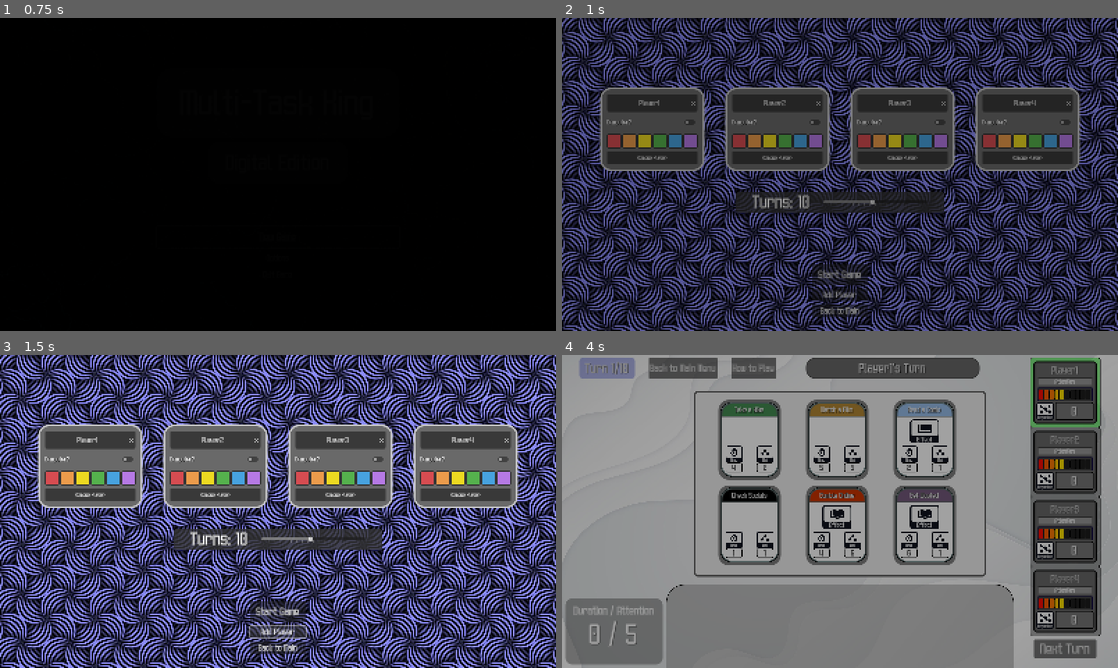
Above: before the commit, frames 1-4 (two rows, left to right).
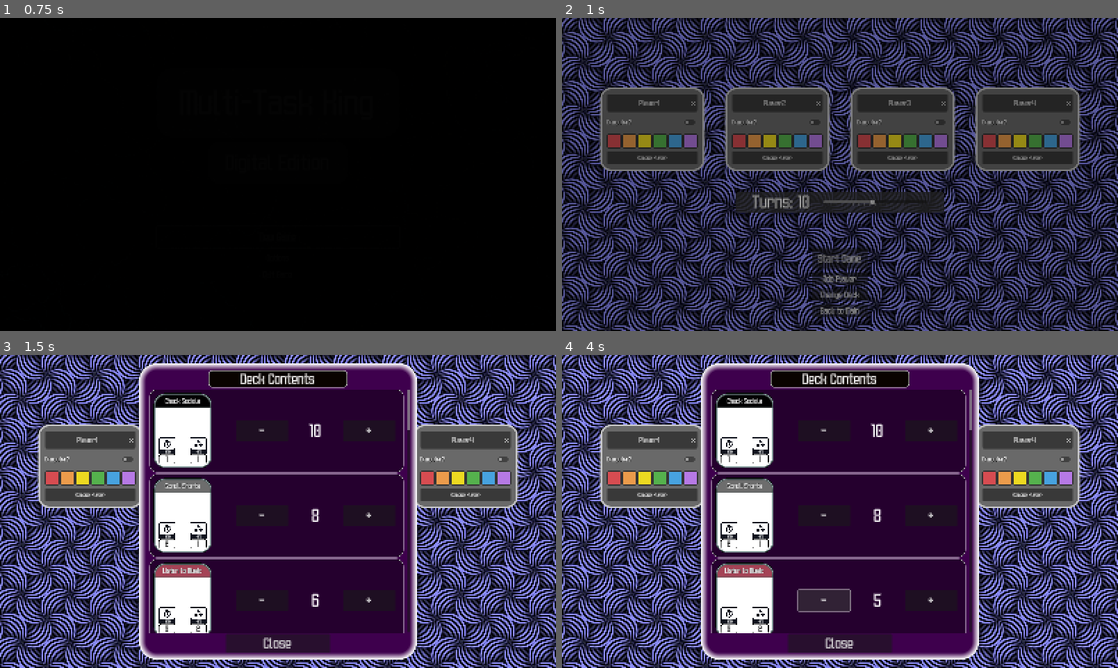
Above: after the commit, the same moments.

Repository: Monowog/Multi-Task-King
Game: Godot game, scene res://Scenes/MainMenu.tscn
Two runs of this game, one before a commit and one after it. Both use one fixed random seed, a clock stepped at 60 frames per second and the inputs below.
Inputs (mouse positions are in pixels of both pictures, inside the frame that each line leads up to):
- Up to frame 1 (0.75 s): click "New Game" at 0.5 s
- Up to frame 2 (1 s): no input
- Up to frame 3 (1.5 s): click (278, 630) at 1.25 s, where only the run after the commit has a clickable "Change Deck"
- Up to frame 4 (4 s): click (823, 430) at 2 s, where only the run after the commit has a clickable "-"; click (928, 430) at 2.75 s, where only the run after the commit has a clickable "+"; click "Start Game" at 3.5 s

Frame 1 is identical in both runs. In frame 2, 0.6% of the frame differs, in the area x 45-55%, y 73-90%; in frame 3, 45%; in frame 4, 97%, in the area x 0-100%, y 0-100%.

Commit message:
Added deck manipulation

Diff:
--- a/Scenes/GameMode.tscn
+++ b/Scenes/GameMode.tscn
@@ -1,8 +1,9 @@
-[gd_scene load_steps=5 format=3 uid="uid://dtojdotmm2l52"]
+[gd_scene load_steps=8 format=3 uid="uid://dtojdotmm2l52"]
 
 [ext_resource type="Script" uid="uid://cfna438uphhr6" path="res://Scripts/game_mode.gd" id="1_0wnff"]
 [ext_resource type="PackedScene" uid="uid://bbruuaoq5mbfe" path="res://Scenes/PlayerSelect.tscn" id="2_ftnhc"]
 [ext_resource type="Texture2D" uid="uid://rytpuxxxsl1w" path="res://Assets/Images/Backgrounds/violet_pattern_background.jpg" id="3_d1vur"]
+[ext_resource type="Script" uid="uid://dwdxn4v6oxko0" path="res://Scripts/deck_option.gd" id="4_6w5ds"]
 
 [sub_resource type="StyleBoxFlat" id="StyleBoxFlat_d1vur"]
 bg_color = Color(0.19434926, 0.19434929, 0.1943492, 0.827451)
@@ -17,6 +18,30 @@
 corner_radius_bottom_right = 5
 corner_radius_bottom_left = 5
 
+[sub_resource type="StyleBoxFlat" id="StyleBoxFlat_6w5ds"]
+bg_color = Color(0.24313726, 0, 0.3019608, 1)
+border_width_left = 20
+border_width_top = 20
+border_width_right = 20
+border_width_bottom = 20
+border_color = Color(1, 1, 1, 1)
+border_blend = true
+corner_radius_top_left = 50
+corner_radius_top_right = 50
+corner_radius_bottom_right = 50
+corner_radius_bottom_left = 50
+
+[sub_resource type="StyleBoxFlat" id="StyleBoxFlat_amks8"]
+bg_color = Color(0.037109643, 0.012686831, 0.0009607597, 1)
+border_width_left = 2
+border_width_top = 2
+border_width_right = 2
+border_width_bottom = 2
+corner_radius_top_left = 10
+corner_radius_top_right = 10
+corner_radius_bottom_right = 10
+corner_radius_bottom_left = 10
+
 [node name="GameMode" type="Control"]
 layout_mode = 3
 anchors_preset = 15
@@ -113,13 +138,70 @@
 theme_override_font_sizes/font_size = 24
 text = "Add Player"
 
+[node name="DeckButton" type="Button" parent="MarginContainer/ButtonContainer"]
+layout_mode = 2
+theme_override_font_sizes/font_size = 24
+text = "Change Deck"
+
 [node name="BackToMain" type="Button" parent="MarginContainer/ButtonContainer"]
 layout_mode = 2
 theme_override_font_sizes/font_size = 24
 text = "Back to Main
 "
 
+[node name="DeckMargin" type="MarginContainer" parent="."]
+visible = false
+layout_mode = 1
+anchors_preset = 15
+anchor_right = 1.0
+anchor_bottom = 1.0
+grow_horizontal = 2
+grow_vertical = 2
+
+[node name="DeckOption" type="PanelContainer" parent="DeckMargin"]
+custom_minimum_size = Vector2(800, 800)
+layout_mode = 2
+size_flags_horizontal = 4
+size_flags_vertical = 4
+theme_override_styles/panel = SubResource("StyleBoxFlat_6w5ds")
+script = ExtResource("4_6w5ds")
+
+[node name="VBoxContainer" type="VBoxContainer" parent="DeckMargin/DeckOption"]
+layout_mode = 2
+
+[node name="ContentsPanel" type="PanelContainer" parent="DeckMargin/DeckOption/VBoxContainer"]
+custom_minimum_size = Vector2(400, 50)
+layout_mode = 2
+size_flags_horizontal = 4
+size_flags_vertical = 0
+theme_override_styles/panel = SubResource("StyleBoxFlat_amks8")
+
+[node name="DeckContentsText" type="Label" parent="DeckMargin/DeckOption/VBoxContainer/ContentsPanel"]
+layout_mode = 2
+size_flags_horizontal = 4
+theme_override_font_sizes/font_size = 40
+text = "Deck Contents"
+
+[node name="ActionScroller" type="ScrollContainer" parent="DeckMargin/DeckOption/VBoxContainer"]
+custom_minimum_size = Vector2(700, 700)
+layout_mode = 2
+horizontal_scroll_mode = 0
+
+[node name="ActionList" type="VBoxContainer" parent="DeckMargin/DeckOption/VBoxContainer/ActionScroller"]
+layout_mode = 2
+size_flags_horizontal = 3
+size_flags_vertical = 3
+
+[node name="CloseDeckContents" type="Button" parent="DeckMargin/DeckOption/VBoxContainer"]
+custom_minimum_size = Vector2(300, 0)
+layout_mode = 2
+size_flags_horizontal = 4
+theme_override_font_sizes/font_size = 40
+text = "Close"
+
 [connection signal="value_changed" from="MarginContainer/VBoxContainer/PanelContainer/TurnContainer/HSlider" to="." method="_on_h_slider_value_changed"]
 [connection signal="pressed" from="MarginContainer/ButtonContainer/StartButton" to="." method="_on_start_button_pressed"]
 [connection signal="pressed" from="MarginContainer/ButtonContainer/AddButton" to="." method="_on_add_button_pressed"]
+[connection signal="pressed" from="MarginContainer/ButtonContainer/DeckButton" to="." method="_on_deck_button_pressed"]
 [connection signal="pressed" from="MarginContainer/ButtonContainer/BackToMain" to="." method="_on_back_to_main_pressed"]
+[connection signal="pressed" from="DeckMargin/DeckOption/VBoxContainer/CloseDeckContents" to="." method="_on_close_deck_contents_pressed"]
--- /dev/null
+++ b/Scenes/card_option.tscn
@@ -0,0 +1,70 @@
+[gd_scene load_steps=4 format=3 uid="uid://dkv4uksjg2oii"]
+
+[ext_resource type="Script" uid="uid://bl1c2tgo5b3u5" path="res://Scripts/card_option.gd" id="1_hi76c"]
+[ext_resource type="PackedScene" uid="uid://dmkje4eqx2jsq" path="res://Assets/Cards/GetWasted.tscn" id="2_cw2kf"]
+
+[sub_resource type="StyleBoxFlat" id="StyleBoxFlat_381ey"]
+bg_color = Color(0, 0, 0, 0.39607844)
+border_width_left = 2
+border_width_top = 2
+border_width_right = 2
+border_width_bottom = 2
+corner_radius_top_left = 20
+corner_radius_top_right = 20
+corner_radius_bottom_right = 20
+corner_radius_bottom_left = 20
+
+[node name="CardOption" type="MarginContainer"]
+theme_override_constants/margin_left = 10
+theme_override_constants/margin_right = 10
+script = ExtResource("1_hi76c")
+action = ExtResource("2_cw2kf")
+
+[node name="BGPanel" type="PanelContainer" parent="."]
+custom_minimum_size = Vector2(0, 240)
+layout_mode = 2
+theme_override_styles/panel = SubResource("StyleBoxFlat_381ey")
+
+[node name="ActionMargin" type="MarginContainer" parent="BGPanel"]
+layout_mode = 2
+theme_override_constants/margin_left = 10
+theme_override_constants/margin_top = 10
+theme_override_constants/margin_bottom = 10
+
+[node name="HBoxContainer" type="HBoxContainer" parent="BGPanel/ActionMargin"]
+layout_mode = 2
+
+[node name="ActionMargin" type="MarginContainer" parent="BGPanel/ActionMargin/HBoxContainer"]
+custom_minimum_size = Vector2(170, 0)
+layout_mode = 2
+
+[node name="Spacer" type="MarginContainer" parent="BGPanel/ActionMargin/HBoxContainer"]
+custom_minimum_size = Vector2(60, 0)
+layout_mode = 2
+
+[node name="LessButton" type="Button" parent="BGPanel/ActionMargin/HBoxContainer"]
+custom_minimum_size = Vector2(150, 60)
+layout_mode = 2
+size_flags_horizontal = 4
+size_flags_vertical = 4
+theme_override_font_sizes/font_size = 45
+text = "-"
+
+[node name="NumberText" type="Label" parent="BGPanel/ActionMargin/HBoxContainer"]
+custom_minimum_size = Vector2(150, 0)
+layout_mode = 2
+theme_override_font_sizes/font_size = 50
+text = "1"
+horizontal_alignment = 1
+vertical_alignment = 1
+
+[node name="MoreButton" type="Button" parent="BGPanel/ActionMargin/HBoxContainer"]
+custom_minimum_size = Vector2(150, 60)
+layout_mode = 2
+size_flags_horizontal = 4
+size_flags_vertical = 4
+theme_override_font_sizes/font_size = 45
+text = "+"
+
+[connection signal="pressed" from="BGPanel/ActionMargin/HBoxContainer/LessButton" to="." method="_on_less_button_pressed"]
+[connection signal="pressed" from="BGPanel/ActionMargin/HBoxContainer/MoreButton" to="." method="_on_more_button_pressed"]
--- /dev/null
+++ b/Scripts/card_option.gd
@@ -0,0 +1,29 @@
+extends MarginContainer
+
+@export var action : PackedScene
+
+@onready var actionSlot = $"BGPanel/ActionMargin/HBoxContainer/ActionMargin"
+@onready var numText = $"BGPanel/ActionMargin/HBoxContainer/NumberText"
+
+var cardName : String
+
+# Called when the node enters the scene tree for the first time.
+func _ready() -> void:
+	var actionScene = action.instantiate()
+	cardName = actionScene.card_data.cardName
+	update_text()
+	actionSlot.add_child(actionScene)
+
+func update_text():
+	numText.text = str(GlobalData.deck_dict[cardName])
+
+func _on_less_button_pressed() -> void:
+	if GlobalData.deck_dict[cardName] > 0 and GlobalData.deckSize > 6:
+		GlobalData.deck_dict[cardName] -= 1
+		GlobalData.deckSize -= 1
+		update_text()
+
+func _on_more_button_pressed() -> void:
+	GlobalData.deck_dict[cardName] += 1
+	GlobalData.deckSize += 1
+	update_text()
--- /dev/null
+++ b/Scripts/deck_option.gd
@@ -0,0 +1,12 @@
+extends PanelContainer
+
+@export var cardOption = preload("res://Scenes/card_option.tscn")
+
+@onready var contents = $"VBoxContainer/ActionScroller/ActionList"
+
+# Called when the node enters the scene tree for the first time.
+func _ready() -> void:
+	for card in GlobalData.card_list:
+		var newOption = cardOption.instantiate()
+		newOption.action = GlobalData.card_list[card]
+		contents.add_child(newOption)
--- a/Scripts/game_mode.gd
+++ b/Scripts/game_mode.gd
@@ -5,8 +5,10 @@
 @onready var selectionContainer = $"MarginContainer/PlayerContainer/SelectionContainer"
 @onready var turnText = $"MarginContainer/VBoxContainer/PanelContainer/TurnContainer/TurnText"
 @onready var turnSlider = $"MarginContainer/VBoxContainer/PanelContainer/TurnContainer/HSlider"
+@onready var deckMargin = $"DeckMargin"
 
 func _ready() -> void:
+	GlobalData.actionsEnabled = false
 	for x in range(GlobalData.num_players):
 		var playerInstance = defaultPlayer.instantiate()
 		selectionContainer.add_child(playerInstance)
@@ -29,3 +31,9 @@
 func _on_h_slider_value_changed(value: float) -> void:
 	GlobalData.num_turns = int(value)
 	turnText.text = "Turns: " + str(GlobalData.num_turns) + " "
+
+func _on_close_deck_contents_pressed() -> void:
+	deckMargin.visible = false
+
+func _on_deck_button_pressed() -> void:
+	deckMargin.visible = true
--- a/Scripts/global_data.gd
+++ b/Scripts/global_data.gd
@@ -56,6 +56,8 @@
 
 var rng = RandomNumberGenerator.new()
 
+var deckSize = 0
+
 var computerActions : Array[String]
 var actionsEnabled = true
 
@@ -69,6 +71,9 @@
 	SignalManager.play_action_noise.connect(_play_action_noise)
 	rng.randomize()
 	music_player.play()
+
+	for card in deck_dict:
+		deckSize += deck_dict[card]
 
 func _play_action_noise(index: int):
 
--- a/Scripts/playspace.gd
+++ b/Scripts/playspace.gd
@@ -149,8 +149,8 @@
 			SignalManager.update_player_slot.emit(activePlayer)
 
 		for card in hand.get_children(): #replace taken actions
+			discard.append(card.get_child(0).name)
 			SignalManager.draw_card.emit(draw_card())
-			discard.append(card.get_child(0).name)
 			card.queue_free()
 
 		update_player_turn_text(GlobalData.player_names[playerOrder[activePlayer]], GlobalData.player_colors[playerOrder[activePlayer]])
Binary file changed: Assets/Images/UI/HelpPanel.png
Not shown, changed: Assets/Images/UI/HelpPanel.png.import
Not shown: 1 places in Scenes/Playspace.tscn that only renumber resources
Not shown, added: Scripts/card_option.gd.uid
Not shown, added: Scripts/deck_option.gd.uid
